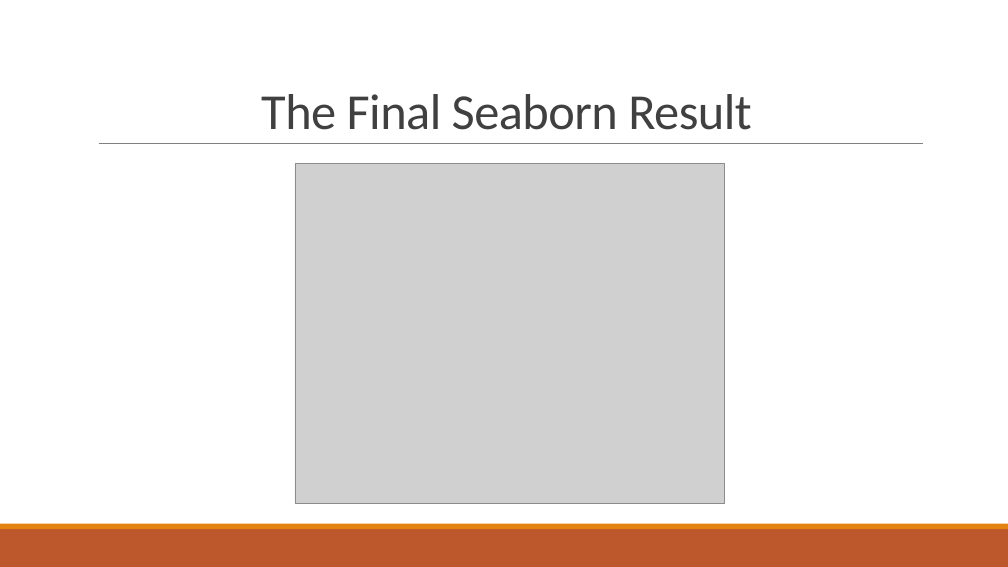
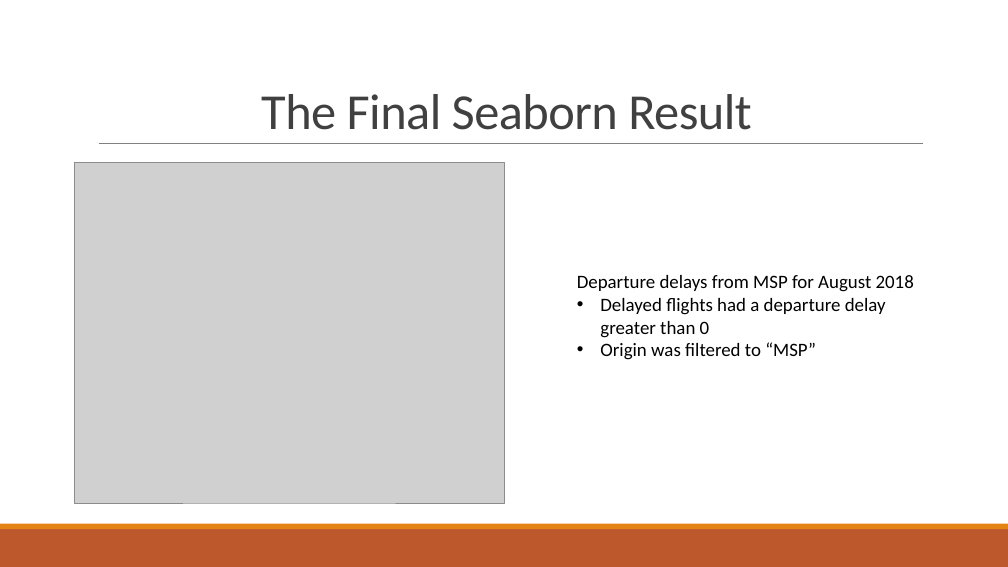
Before and after one commit to DKogge/airport, a slide deck: slide 11 of Airline_OnTime_performance_Stats.pptx. Drawn at 1008x567 pixels with LibreOffice and Linux fonts; fonts in the diff are those of the drawing; grey boxes stand for pictures. Boxes give left, top, right and bottom in pixels: in the first picture for what was removed or moved away, otherwise in the second. Text is boxed around its words. In the diff, an @@ line names an element or a change of style, - is before the commit and + after.

```diff
--- a/Airline_OnTime_performance_Stats.pptx
+++ b/Airline_OnTime_performance_Stats.pptx
@@ picture: place and size @@
-picture at (295, 163, 725, 504)
+picture at (74, 163, 504, 503)
@@ text added at (577, 275, 914, 360), 18 pt, text #000000 @@
+Departure delays from MSP for August 2018
+• Delayed flights had a departure delay greater than 0
+• Origin was filtered to “MSP”
```
Also in this commit, not shown: 1 other slide changed.
